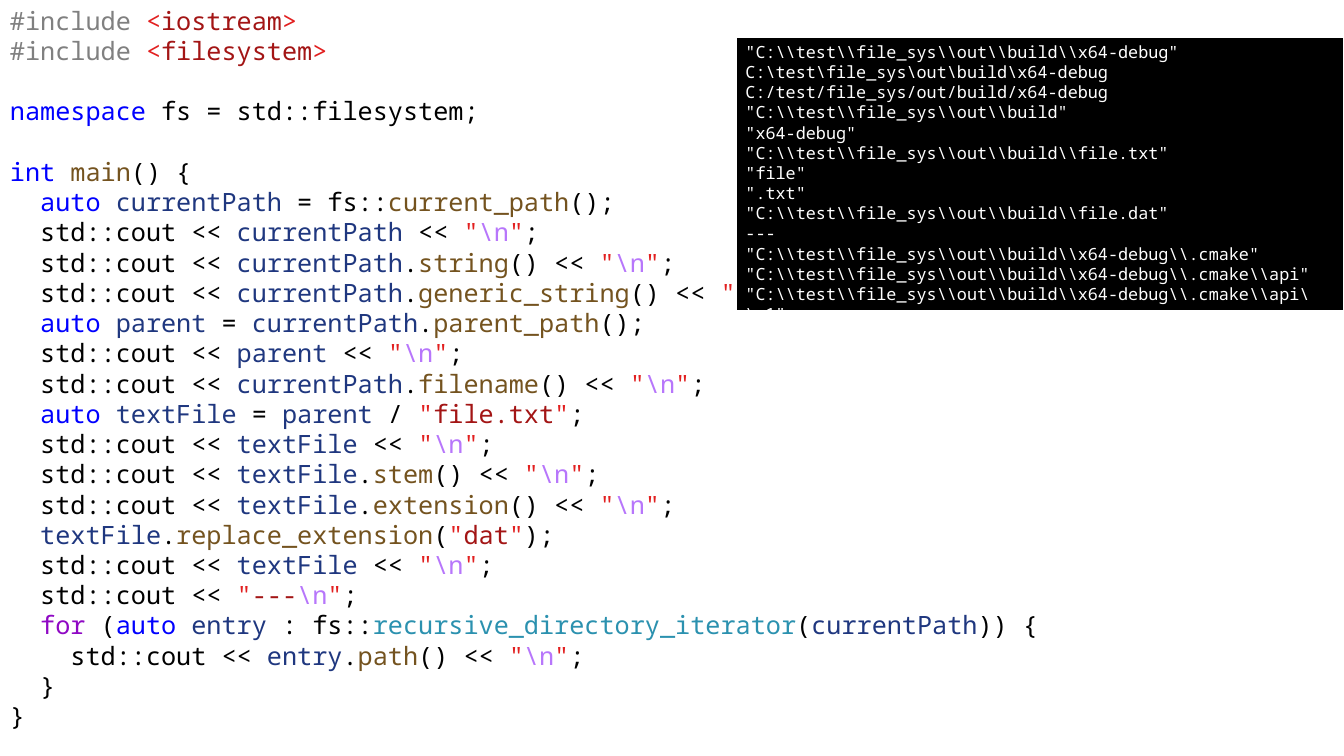
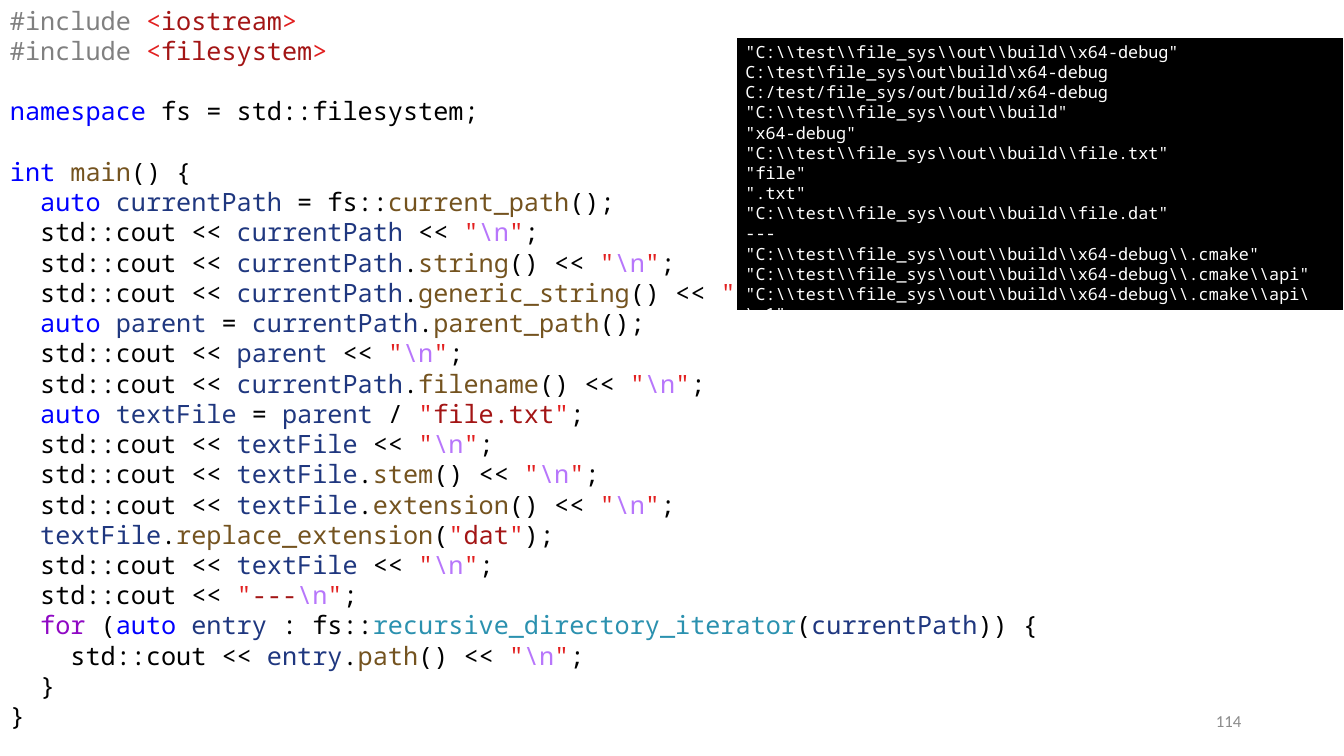
Before and after one commit to alexey-malov/oop, a slide deck: slide 114 of lectures/01/Стандартная библиотека.pptx (slide 112 before the commit). Drawn at 1344x756 pixels with LibreOffice and Linux fonts; fonts in the diff are those of the drawing. Boxes give left, top, right and bottom in pixels: in the first picture for what was removed or moved away, otherwise in the second. Text is boxed around its words. In the diff, an @@ line names an element or a change of style, - is before the commit and + after.

```diff
--- a/lectures/01/Стандартная библиотека.pptx
+++ b/lectures/01/Стандартная библиотека.pptx
@@ page number added at [1216,716,1241,727], 12 pt, text #8C8C8C @@
+114
```
Also in this commit, not shown: 111 other slides changed, 2 slides added, 1 other file.
